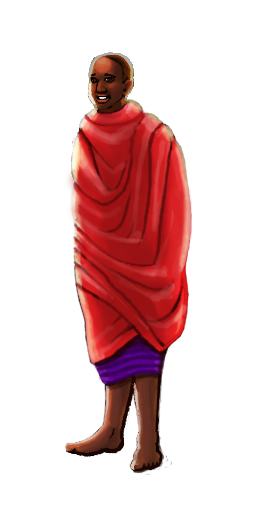
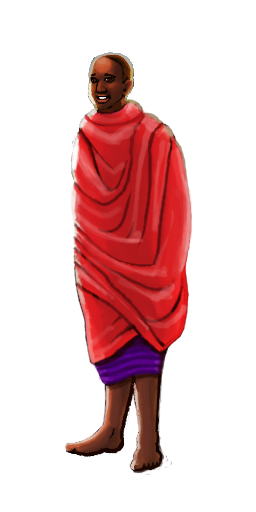
Layer changes from the first 256×512 image to the second:
hid "Layer #2" over left=71, top=101, right=189, bottom=361
hid "Clipboard #2" over left=65, top=107, right=185, bottom=355
hid "Layer #1" over left=65, top=107, right=185, bottom=355
